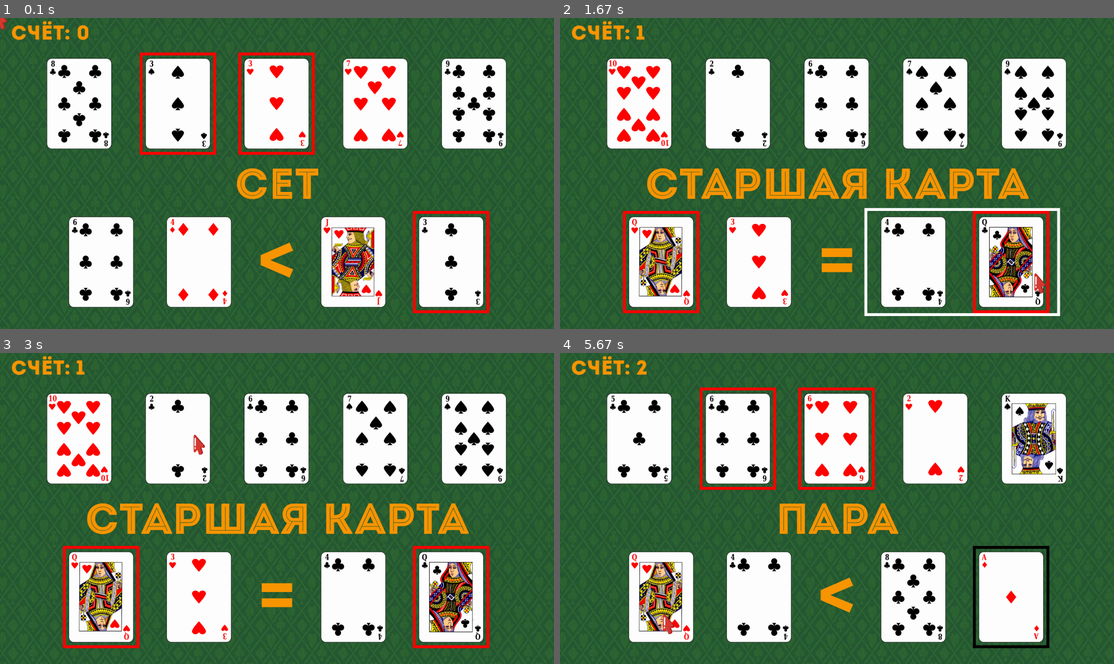
Above: before the commit, frames 1-4 (two rows, left to right).
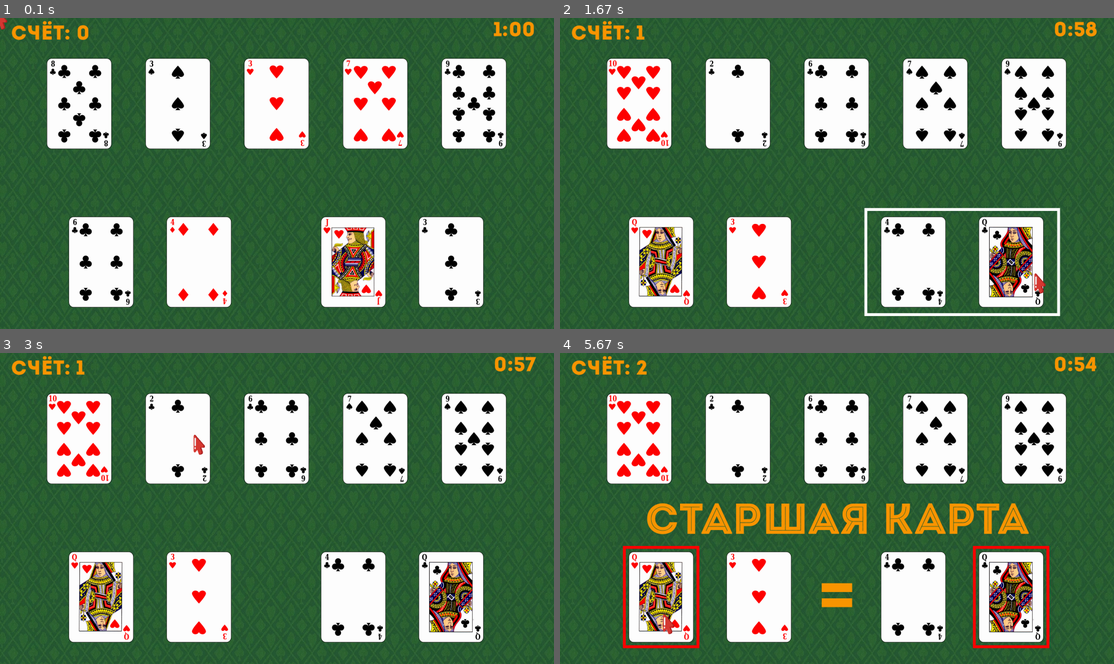
Above: after the commit, the same moments.

Repository: gkhlevtov/Yandex-PyGame-Project
Game: pygame game, started from main.py
Same seed, same stepped clock (60 frames per second), same inputs: the game is played once before the commit and once after it.
Inputs (mouse positions are in pixels of both pictures, inside the frame that each line leads up to):
- Up to frame 1 (0.1 s): no input
- Up to frame 2 (1.67 s): click (837, 173) at 0.38 s; click (892, 241) at 0.72 s; click (964, 260) at 1.05 s; click (1041, 282) at 1.38 s
- Up to frame 3 (3 s): click (288, 402) at 1.72 s; click (249, 589) at 2.05 s; click (260, 455) at 2.38 s; click (199, 443) at 2.72 s
- Up to frame 4 (5.67 s): click (981, 480) at 3.05 s; click (1008, 502) at 3.38 s; click (953, 452) at 3.72 s; click (676, 449) at 4.05 s; click (704, 564) at 4.38 s; click (676, 489) at 4.72 s; click (753, 598) at 5.05 s; click (670, 623) at 5.38 s

The runs differ from the first frame. In frame 1, 3.4% of the frame differs, in the area x 25-97%, y 1-96%; in frame 2, 5.6%; in frame 3, 5.6%; in frame 4, 13%, in the area x 8-97%, y 1-96%.

Commit message:
add globals.py and time tracking in the game

Diff:
--- /dev/null
+++ b/globals.py
@@ -0,0 +1,55 @@
+import os
+import sys
+
+import pygame
+import pygame.mixer as mixer
+
+pygame.init()
+mixer.init()
+
+
+def load_image(filename, color_key=None):
+    """Функция загрузки изображения в pygame."""
+
+    fullname = os.path.join('images', filename)
+
+    # если файл не существует, то выходим
+    if not os.path.isfile(fullname):
+        print(f"Файл с изображением '{fullname}' не найден")
+        sys.exit()
+
+    image = pygame.image.load(fullname)
+
+    if color_key is not None:
+        image = image.convert()
+        if color_key == -1:
+            color_key = image.get_at((0, 0))
+        image.set_colorkey(color_key)
+    else:
+        image = image.convert_alpha()
+    return image
+
+
+click_sound = mixer.Sound('sounds/click.mp3')
+
+display_info = pygame.display.Info()
+display_width, display_height = display_info.current_w, display_info.current_h
+
+card_size = 225 * display_width // 1920, 315 * display_height // 1080
+
+# Полная колода карт
+full_deck = (
+    [14, 'C', 'card_40.png'], [14, 'D', 'card_27.png'], [14, 'H', 'card_01.png'], [14, 'S', 'card_14.png'],
+    [13, 'C', 'card_52.png'], [13, 'D', 'card_39.png'], [13, 'H', 'card_13.png'], [13, 'S', 'card_26.png'],
+    [12, 'C', 'card_51.png'], [12, 'D', 'card_38.png'], [12, 'H', 'card_12.png'], [12, 'S', 'card_25.png'],
+    [11, 'C', 'card_50.png'], [11, 'D', 'card_37.png'], [11, 'H', 'card_11.png'], [11, 'S', 'card_24.png'],
+    [10, 'C', 'card_49.png'], [10, 'D', 'card_36.png'], [10, 'H', 'card_10.png'], [10, 'S', 'card_23.png'],
+    [9, 'C', 'card_48.png'], [9, 'D', 'card_35.png'], [9, 'H', 'card_09.png'], [9, 'S', 'card_22.png'],
+    [8, 'C', 'card_47.png'], [8, 'D', 'card_34.png'], [8, 'H', 'card_08.png'], [8, 'S', 'card_21.png'],
+    [7, 'C', 'card_46.png'], [7, 'D', 'card_33.png'], [7, 'H', 'card_07.png'], [7, 'S', 'card_20.png'],
+    [6, 'C', 'card_45.png'], [6, 'D', 'card_32.png'], [6, 'H', 'card_06.png'], [6, 'S', 'card_19.png'],
+    [5, 'C', 'card_44.png'], [5, 'D', 'card_31.png'], [5, 'H', 'card_05.png'], [5, 'S', 'card_18.png'],
+    [4, 'C', 'card_43.png'], [4, 'D', 'card_30.png'], [4, 'H', 'card_04.png'], [4, 'S', 'card_17.png'],
+    [3, 'C', 'card_42.png'], [3, 'D', 'card_29.png'], [3, 'H', 'card_03.png'], [3, 'S', 'card_16.png'],
+    [2, 'C', 'card_41.png'], [2, 'D', 'card_28.png'], [2, 'H', 'card_02.png'], [2, 'S', 'card_15.png']
+)
--- a/main.py
+++ b/main.py
@@ -1,4 +1,4 @@
-import os
+import datetime as dt
 import sys
 from random import sample, choice  # Для выбора наборов карт
 
@@ -6,32 +6,17 @@
 from pygame import mixer
 
 import best_combination
-
-# Полная колода карт
-full_deck = (
-    [14, 'C', 'card_40.png'], [14, 'D', 'card_27.png'], [14, 'H', 'card_01.png'], [14, 'S', 'card_14.png'],
-    [13, 'C', 'card_52.png'], [13, 'D', 'card_39.png'], [13, 'H', 'card_13.png'], [13, 'S', 'card_26.png'],
-    [12, 'C', 'card_51.png'], [12, 'D', 'card_38.png'], [12, 'H', 'card_12.png'], [12, 'S', 'card_25.png'],
-    [11, 'C', 'card_50.png'], [11, 'D', 'card_37.png'], [11, 'H', 'card_11.png'], [11, 'S', 'card_24.png'],
-    [10, 'C', 'card_49.png'], [10, 'D', 'card_36.png'], [10, 'H', 'card_10.png'], [10, 'S', 'card_23.png'],
-    [9, 'C', 'card_48.png'], [9, 'D', 'card_35.png'], [9, 'H', 'card_09.png'], [9, 'S', 'card_22.png'],
-    [8, 'C', 'card_47.png'], [8, 'D', 'card_34.png'], [8, 'H', 'card_08.png'], [8, 'S', 'card_21.png'],
-    [7, 'C', 'card_46.png'], [7, 'D', 'card_33.png'], [7, 'H', 'card_07.png'], [7, 'S', 'card_20.png'],
-    [6, 'C', 'card_45.png'], [6, 'D', 'card_32.png'], [6, 'H', 'card_06.png'], [6, 'S', 'card_19.png'],
-    [5, 'C', 'card_44.png'], [5, 'D', 'card_31.png'], [5, 'H', 'card_05.png'], [5, 'S', 'card_18.png'],
-    [4, 'C', 'card_43.png'], [4, 'D', 'card_30.png'], [4, 'H', 'card_04.png'], [4, 'S', 'card_17.png'],
-    [3, 'C', 'card_42.png'], [3, 'D', 'card_29.png'], [3, 'H', 'card_03.png'], [3, 'S', 'card_16.png'],
-    [2, 'C', 'card_41.png'], [2, 'D', 'card_28.png'], [2, 'H', 'card_02.png'], [2, 'S', 'card_15.png']
-)
+from globals import click_sound, full_deck, display_width, display_height, card_size
+from globals import load_image
 
 
 class Card(pygame.sprite.Sprite):
     """Класс для создания спрайта одной карты."""
 
-    def __init__(self, *group, path, position, value, suit, screen, card_size=(225, 315)):
+    def __init__(self, *group, path, position, value, suit, screen, card_sizes=(225, 315)):
         super().__init__(*group)
-        self.image = pygame.transform.scale(load_image(path), (card_size[0], card_size[1]))
-        self.size = card_size
+        self.image = pygame.transform.scale(load_image(path), (card_sizes[0], card_sizes[1]))
+        self.size = card_sizes
         self.rect = self.image.get_rect()
         self.rect.x = position[0]
         self.rect.y = position[1]
@@ -65,28 +50,6 @@
                     break
 
 
-def load_image(filename, color_key=None):
-    """Функция загрузки изображения в pygame."""
-
-    fullname = os.path.join('images', filename)
-
-    # если файл не существует, то выходим
-    if not os.path.isfile(fullname):
-        print(f"Файл с изображением '{fullname}' не найден")
-        sys.exit()
-
-    image = pygame.image.load(fullname)
-
-    if color_key is not None:
-        image = image.convert()
-        if color_key == -1:
-            color_key = image.get_at((0, 0))
-        image.set_colorkey(color_key)
-    else:
-        image = image.convert_alpha()
-    return image
-
-
 def update_sets(deck):
     """Функция обновления наборов карт."""
 
@@ -120,7 +83,20 @@
     return game_set, player_set1, player_set2, images
 
 
-def draw_cards(screen, sprite_group, images, screen_size, game_set, player_set1, player_set2, card_size=(225, 315)):
+def set_maker(game_set, player_set1, player_set2):
+    """Функция подготовки данных для определения комбинации."""
+    set1 = sorted(game_set + player_set1, key=lambda x: x[0])
+    set1_values = [x[0] for x in set1]
+    set1_suits = [x[1] for x in set1]
+
+    set2 = sorted(game_set + player_set2, key=lambda x: x[0])
+    set2_values = [x[0] for x in set2]
+    set2_suits = [x[1] for x in set2]
+
+    return (set1_values, set1_suits), (set2_values, set2_suits)
+
+
+def draw_cards(screen, sprite_group, images, screen_size, game_set, player_set1, player_set2, card_sizes=(225, 315)):
     """Функция создания и отрисовки спрайтов карт."""
 
     all_cards = game_set + player_set1 + player_set2
@@ -129,7 +105,7 @@
 
     screen_width, screen_height = screen_size
     w_percent, h_percent = screen_width // 100, screen_height // 100
-    card_width, card_height = card_size
+    card_width, card_height = card_sizes
     center = (screen_width // 2, screen_height // 2)
 
     center_card_pos = center[0] - 6 * w_percent, center[1] - 40 * h_percent
@@ -140,7 +116,7 @@
 
     positions = [right_card1_pos, right_card2_pos, center_card_pos, left_card1_pos, left_card2_pos]
     for i in range(5):
-        Card(sprite_group, path=images[0][i], position=positions[i], card_size=card_size,
+        Card(sprite_group, path=images[0][i], position=positions[i], card_sizes=card_sizes,
              value=values[i], suit=suits[i], screen=screen)
 
     player_set_y = center[1] + 15 * h_percent
@@ -148,13 +124,13 @@
     set2_x = center[0] + 8 * w_percent
     indent = card_width + 6 * w_percent
 
-    Card(sprite_group, path=images[1][0], position=(set1_x, player_set_y), card_size=card_size,
+    Card(sprite_group, path=images[1][0], position=(set1_x, player_set_y), card_sizes=card_sizes,
          value=values[5], suit=suits[5], screen=screen)
-    Card(sprite_group, path=images[1][1], position=(set1_x + indent, player_set_y), card_size=card_size,
+    Card(sprite_group, path=images[1][1], position=(set1_x + indent, player_set_y), card_sizes=card_sizes,
          value=values[6], suit=suits[6], screen=screen)
-    Card(sprite_group, path=images[2][0], position=(set2_x, player_set_y), card_size=card_size,
+    Card(sprite_group, path=images[2][0], position=(set2_x, player_set_y), card_sizes=card_sizes,
          value=values[7], suit=suits[7], screen=screen)
-    Card(sprite_group, path=images[2][1], position=(set2_x + indent, player_set_y), card_size=card_size,
+    Card(sprite_group, path=images[2][1], position=(set2_x + indent, player_set_y), card_sizes=card_sizes,
          value=values[8], suit=suits[8], screen=screen)
 
 
@@ -174,7 +150,7 @@
 
 
 def show_score(score, screen_size, screen):
-    """Функция вывода счёта на экран."""
+    """Функция вывода счёта на экран во время игры."""
     screen_width, screen_height = screen_size
     w_percent, h_percent = screen_width // 100, screen_height // 100
 
@@ -186,23 +162,24 @@
     screen.blit(text, (text_x, text_y))
 
 
-def set_maker(game_set, player_set1, player_set2):
-    """Функция подготовки данных для определения комбинации."""
-    set1 = sorted(game_set + player_set1, key=lambda x: x[0])
-    set1_values = [x[0] for x in set1]
-    set1_suits = [x[1] for x in set1]
-
-    set2 = sorted(game_set + player_set2, key=lambda x: x[0])
-    set2_values = [x[0] for x in set2]
-    set2_suits = [x[1] for x in set2]
-
-    return (set1_values, set1_suits), (set2_values, set2_suits)
-
-
-def get_sets_positions(screen_size, card_size):
+def show_time(current_time, screen_size, screen):
+    """Функция отрисовки таймера со временем"""
     screen_width, screen_height = screen_size
     w_percent, h_percent = screen_width // 100, screen_height // 100
-    card_width, card_height = card_size
+
+    font = pygame.font.Font('fonts/Intro.otf', screen_height // 100 * 7)
+    text = font.render(current_time, True, (250, 150, 0))
+    text_x = 90 * w_percent
+    text_y = 1 * h_percent
+
+    screen.blit(text, (text_x, text_y))
+
+
+def get_sets_positions(screen_size, card_sizes):
+    """Функция определения координат позиций наборов карт."""
+    screen_width, screen_height = screen_size
+    w_percent, h_percent = screen_width // 100, screen_height // 100
+    card_width, card_height = card_sizes
     center = (screen_width // 2, screen_height // 2)
 
     player_set_y = center[1] + 15 * h_percent
@@ -233,12 +210,12 @@
     return zone
 
 
-def draw_zone_border(zone, sets_pos, screen_size, card_size, screen):
+def draw_zone_border(zone, sets_pos, screen_size, card_sizes, screen):
     """Функция отрисовки обводки зон с наборами карт."""
     if zone != 0:
         screen_width, screen_height = screen_size
         w_percent, h_percent = screen_width // 100, screen_height // 100
-        card_width, card_height = card_size
+        card_width, card_height = card_sizes
         size_percent = card_width // 100
         indent = card_width + 6 * w_percent
 
@@ -256,6 +233,30 @@
                              size_percent * 5)
 
 
+def draw_game_over_screen(score, screen_size, screen):
+    """Функция отрисовки экрана окончания игры."""
+    screen_width, screen_height = screen_size
+    w_percent, h_percent = screen_width // 100, screen_height // 100
+
+    font = pygame.font.Font('fonts/FiraSans-Bold.otf', screen_height // 100 * 20)
+    line1 = font.render(f'Игра', True, (250, 150, 0))
+    line2 = font.render(f'окончена', True, (250, 150, 0))
+    line3 = font.render(f'Ваш счёт: {score}', True, (250, 150, 0))
+
+    lines = [line1, line2, line3]
+
+    for i in range(len(lines)):
+        line = lines[i]
+        text_w = line.get_width()
+        text_h = line.get_height()
+        text_x = screen_width // 2 - text_w // 2
+        text_y = screen_height // 2 - text_h // 2 - 30 * h_percent + 25 * i * h_percent
+        if i == 2:
+            text_y += 5 * h_percent
+
+        screen.blit(line, (text_x, text_y))
+
+
 def draw_compare(win_comb, screen_size, screen):
     """Функция отрисовки сравнения комбинаций на столе"""
     screen_width, screen_height = screen_size
@@ -315,34 +316,35 @@
 
     pygame.init()
     mixer.init()
+
+    cards_sound = mixer.Sound('sounds/mb_card_clear_04.mp3')
+    time_over_sound = mixer.Sound('sounds/time_is_over.mp3')
+    point_sound = mixer.Sound('sounds/point_plus.mp3')
+    point_sound.set_volume(0.5)
+
     mixer.music.load('sounds/background_music_1.mp3')
     mixer.music.set_volume(0.1)
     mixer.music.play(-1)
 
-    cards_sound = mixer.Sound('sounds/mb_card_clear_04.mp3')
-    click_sound = mixer.Sound('sounds/click.mp3')
-    point_sound = mixer.Sound('sounds/point_plus.mp3')
-    point_sound.set_volume(0.5)
-
     pygame.display.set_caption('GG Покерок')
 
-    display_info = pygame.display.Info()
-    display_width, display_height = display_info.current_w, display_info.current_h
     size = (display_width, display_height)
-    card_size = 225 * display_width // 1920, 315 * display_height // 1080
 
     screen = pygame.display.set_mode(size, pygame.FULLSCREEN)
+
+    cursor_img = load_image("arrow.png")
+    cursor_img = pygame.transform.scale(cursor_img, (40 * display_width // 1920, 70 * display_height // 1080))
 
     background_image = load_image('background_big.jpg')
     scaled_background = pygame.transform.scale(background_image, (display_width, display_height))
 
-    cursor_img = load_image("arrow.png")
-    cursor_img = pygame.transform.scale(cursor_img, (40 * display_width // 1920, 70 * display_height // 1080))
     cursor_img_rect = cursor_img.get_rect()
 
     sets_pos = get_sets_positions(size, card_size)
 
-    all_sprites = pygame.sprite.Group()
+    start_time = dt.datetime.now()
+
+    cards_sprites = pygame.sprite.Group()
     clock = pygame.time.Clock()
     fps = 60
     current_zone = 0
@@ -350,6 +352,10 @@
     use_custom_cursor = True
 
     focused = False
+    on_pause = True
+    wait = False
+    game_is_over = False
+
     current_score = 0
     table_zone = 0
     draw_border = False
@@ -361,8 +367,8 @@
 
     cards_sound.play()
 
-    draw_cards(screen=screen, sprite_group=all_sprites, images=images,
-               screen_size=size, card_size=card_size,
+    draw_cards(screen=screen, sprite_group=cards_sprites, images=images,
+               screen_size=size, card_sizes=card_size,
                game_set=game_set, player_set1=player_set1, player_set2=player_set2)
 
     win_comb = get_best_combination(game_set, player_set1, player_set2)
@@ -386,53 +392,92 @@
                 click_pos = pygame.mouse.get_pos()
                 table_zone = get_screen_zone(click_pos, sets_pos)
 
-                if focused and table_zone != 0 and current_zone == table_zone:
-                    if best_set == 'draw':
-                        current_score += 1
-
-                    elif (best_set == '1' and table_zone == 1) or (best_set == '0' and table_zone == 2):
-                        current_score += 1
-
-                    point_sound.play()
-                    cards_sound.play()
-                    all_sprites = pygame.sprite.Group()
-                    game_set, player_set1, player_set2, images = update_sets(full_deck)
-
-                    print(f'Текущие очки: {current_score}', end='\n\n')
-                    print('=' * 100)
-
-                    win_comb = get_best_combination(game_set, player_set1, player_set2)
-                    best_set = win_comb[1]
-
-                    draw_cards(screen=screen, sprite_group=all_sprites, images=images,
-                               screen_size=size, card_size=card_size,
-                               game_set=game_set, player_set1=player_set1, player_set2=player_set2)
-
-                    focused = False
-                    draw_border = False
-
-                elif focused and table_zone == 0:
-                    focused = False
-                    draw_border = False
-                elif table_zone != 0:
-                    focused = True
-                    draw_border = True
-
-                current_zone = table_zone
+                if on_pause:
+                    on_pause = False
+                else:
+                    if wait:
+                        cards_sound.play()
+                        cards_sprites = pygame.sprite.Group()
+                        game_set, player_set1, player_set2, images = update_sets(full_deck)
+
+                        print(f'Текущие очки: {current_score}', end='\n\n')
+                        print('=' * 100)
+
+                        win_comb = get_best_combination(game_set, player_set1, player_set2)
+                        best_set = win_comb[1]
+
+                        draw_cards(screen=screen, sprite_group=cards_sprites, images=images,
+                                   screen_size=size, card_sizes=card_size,
+                                   game_set=game_set, player_set1=player_set1, player_set2=player_set2)
+
+                        wait = False
+                    if focused and table_zone != 0 and current_zone == table_zone:
+
+                        wait = True
+                        if best_set == 'draw':
+                            current_score += 1
+                            point_sound.play()
+
+                        elif (best_set == '1' and table_zone == 1) or (best_set == '0' and table_zone == 2):
+                            current_score += 1
+                            point_sound.play()
+
+                        else:
+                            game_is_over = True
+
+                        focused = False
+                        draw_border = False
+
+                    elif focused and table_zone == 0:
+                        focused = False
+                        draw_border = False
+                    elif table_zone != 0:
+                        focused = True
+                        draw_border = True
+
+                    current_zone = table_zone
 
             if event.type == pygame.KEYDOWN:
                 if event.key == pygame.K_ESCAPE:
                     running = False
 
         screen.blit(scaled_background, (0, 0))
-        all_sprites.draw(screen)
-        all_sprites.update(win_comb[0])
-        show_combination(win_comb[0][0], screen_size=size, screen=screen)
+
+        if game_is_over:
+            screen.blit(scaled_background, (0, 0))
+            mixer.music.fadeout(1000)
+            break
+
+        cards_sprites.draw(screen)
+
+        if on_pause:
+            start_time = dt.datetime.now()
+            show_time('1:00', screen_size=size, screen=screen)
+        else:
+            current_date = dt.datetime.now()
+            diff = current_date - start_time
+
+            seconds = abs(diff.seconds - 59) % 60
+            if seconds == 0:
+                game_is_over = True
+                time_over_sound.play()
+
+            if len(str(seconds)) == 1:
+                zero = '0'
+            else:
+                zero = ''
+
+            show_time(str(f'0:{zero}{seconds}'), screen_size=size, screen=screen)
+
+            if wait:
+                show_combination(win_comb[0][0], screen_size=size, screen=screen)
+                cards_sprites.update(win_comb[0])
+                draw_compare(best_set, screen_size=size, screen=screen)
+
         show_score(current_score, screen_size=size, screen=screen)
-        draw_compare(best_set, screen_size=size, screen=screen)
 
         if draw_border:
-            draw_zone_border(table_zone, sets_pos, screen_size=size, card_size=card_size, screen=screen)
+            draw_zone_border(table_zone, sets_pos, screen_size=size, card_sizes=card_size, screen=screen)
 
         if use_custom_cursor:
             screen.blit(cursor_img, cursor_img_rect)
@@ -441,8 +486,26 @@
         pygame.display.flip()
 
     print(f'Итоговый счёт: {current_score}')
-    pygame.quit()
-    sys.exit()
+
+    while running:
+        screen.blit(scaled_background, (0, 0))
+        draw_game_over_screen(current_score, screen_size=size, screen=screen)
+        if use_custom_cursor:
+            pygame.mouse.set_visible(False)
+            if pygame.mouse.get_focused():
+                cursor_img_rect.center = pygame.mouse.get_pos()
+                screen.blit(cursor_img, cursor_img_rect)
+
+        for event in pygame.event.get():
+            if event.type == pygame.QUIT:
+                running = False
+
+            if event.type == pygame.MOUSEBUTTONDOWN:
+                pygame.quit()
+                sys.exit()
+
+        clock.tick(fps)
+        pygame.display.flip()
 
 
 if __name__ == '__main__':
